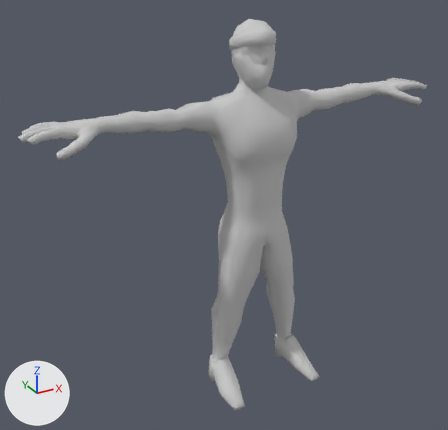
One commit to the FBX model 3D-DATA-ZombieBeaverSpil/Assets/3DModels/Main_Character.FBX: the scene before it, then after it.
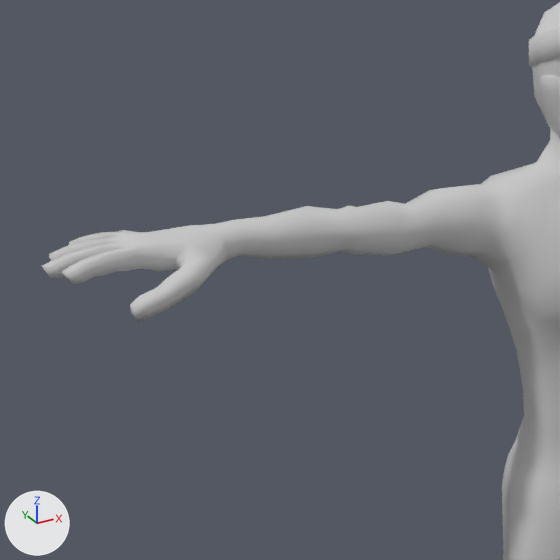
Each version is shown whole from a 50 mm camera at (-0.782, -1.425, 0.738) aimed at (-0.129, -0.238, 0.145), then close up on the part from 0% to 54% of the width and 5% to 62% of the height. Every picture has the same lights, and +X, +Y and +Z are marked at lower left. Where no turn or scale is listed for an object, it has been applied to the vertices.
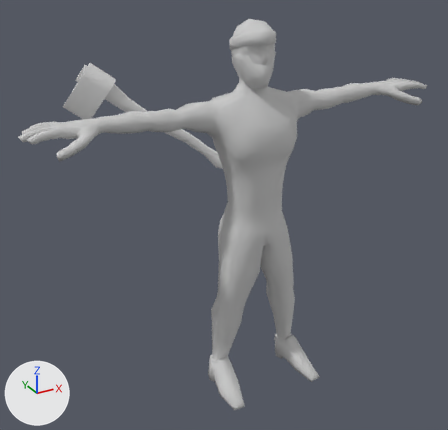
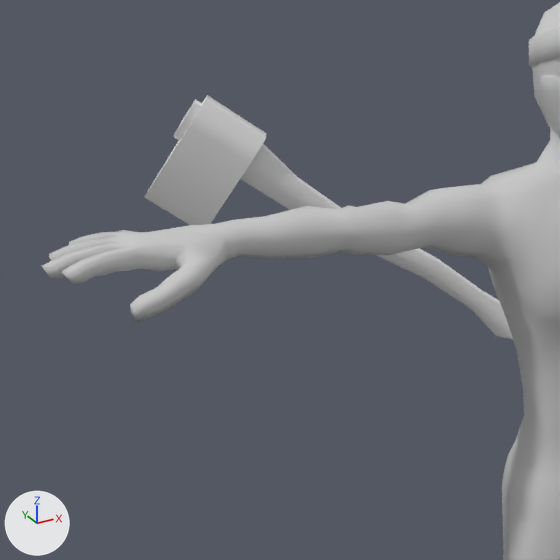
Patch to the scene script:
```diff
--- a/3D-DATA-ZombieBeaverSpil/Assets/3DModels/Main_Character.FBX.py
+++ b/3D-DATA-ZombieBeaverSpil/Assets/3DModels/Main_Character.FBX.py
@@ me_mesh_001 @@
+me_mesh_001.from_pydata(...)  # 59 vertices, 114 faces; spans x -6.3..35.5, y -5.8..5.9, z -27.1..120.0
@@ ob_cylinder001 @@
+ob_cylinder001 = bpy.data.objects.new('Cylinder001', me_mesh_001)
+ob_cylinder001.parent = ob_dummy011
+ob_cylinder001.location = (0.66, -4.552, -3.885)
+ob_cylinder001.rotation_euler = (0.231, 0.569, -1.066)  # degrees (13, 33, -61)
+ob_cylinder001.scale = (0.3, 0.3, 0.3)
@@ ob_dummy011 @@
+ob_dummy011 = bpy.data.objects.new('Dummy011', None)
+ob_dummy011.location = (-0.0529, -0.0651, 0.307)
+ob_dummy011.rotation_euler = (0.295, -2.87, 1.486)  # degrees (17, -164, 85)
+ob_dummy011.scale = (-0.01, -0.01, -0.01)
```

Location of each change, [x1, y1, x2, y2] in pixels of the close-ups (560 x 560 px):
'Cylinder001', added: after [144, 95, 513, 339]
